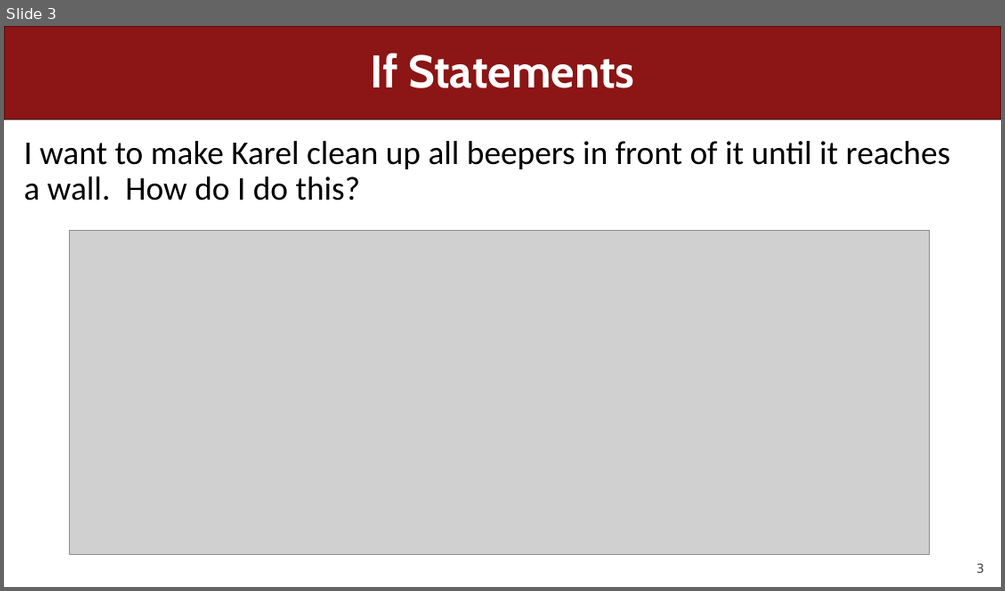
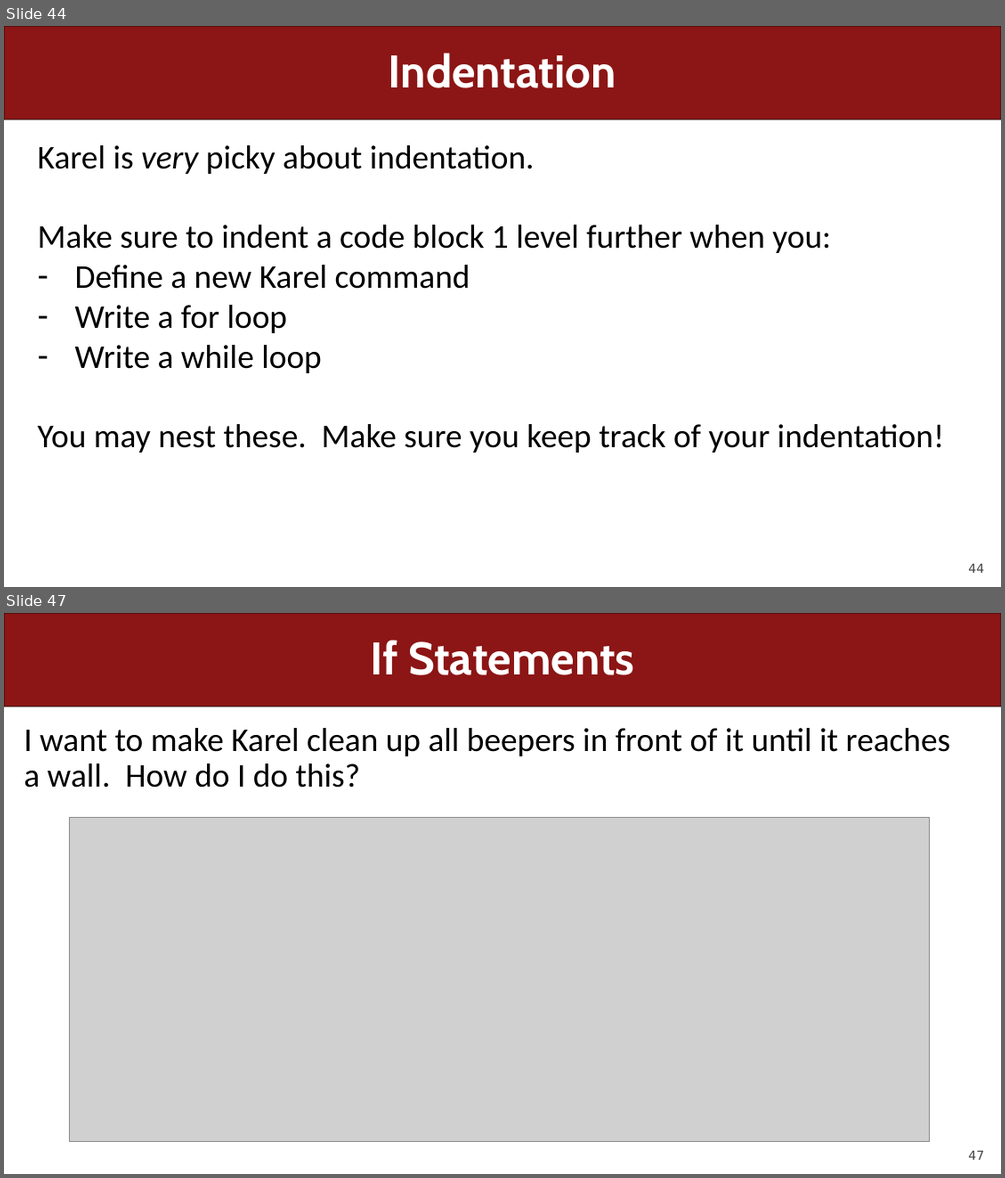
Before and after one commit to csbridge/csbridge2020, a slide deck: docs/slides/Lecture3.pptx. Shown one above the other, each under a label of ours: slide 3 before the commit, slides 44 and 47 after it; the slides between them are not shown. The pictures are 1005x591 and 1005x1178 pixels, drawn with LibreOffice and Linux fonts; fonts in the diff are those of the drawing; grey boxes stand for pictures. Boxes give left, top, right and bottom in pixels: in the first picture for what was removed or moved away, otherwise in the second. Text is boxed around its words. In the diff, an @@ line names an element or a change of style, - is before the commit and + after.

```diff
--- a/docs/slides/Lecture3.pptx
+++ b/docs/slides/Lecture3.pptx
@@ slide 44 added at [4,26,1001,587], background #FFFFFF; not listed: 2 template elements that a slide beside it also shows @@
@@ title added at [388,53,616,88], 44 pt, text #FFFFFF, bold @@
+Indentation
@@ text added at [38,145,944,452], 32 pt, text #000000 @@
+Karel is very picky about indentation.
+Make sure to indent a code block 1 level further when you:
+– Define a new Karel command
+– Write a for loop
+– Write a while loop
+You may nest these. Make sure you keep track of your indentation!
@@ what was slide 3 is now slide 47 @@
@@ page number at [968,1151,984,1159]: text changed @@
-3
+47
```
Also in this commit, not shown: 3 slides changed, 49 other slides added, 2 other files.
